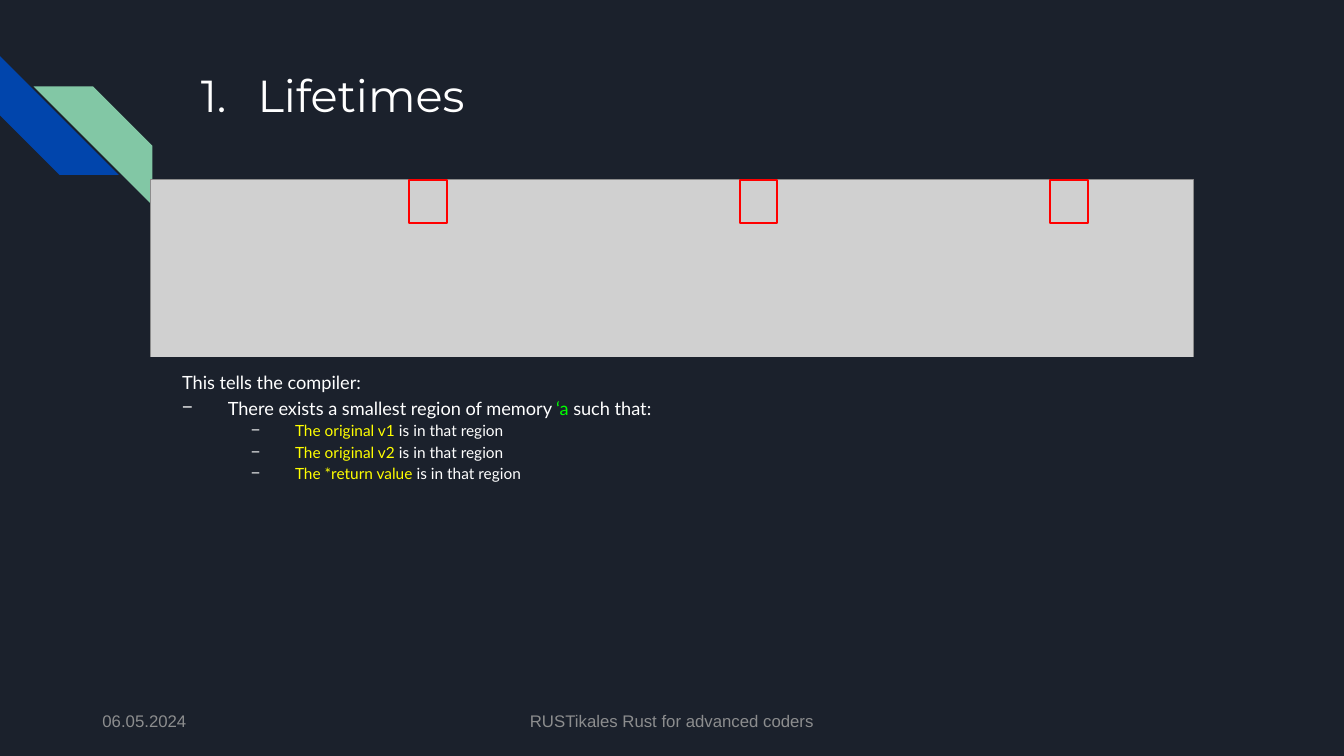
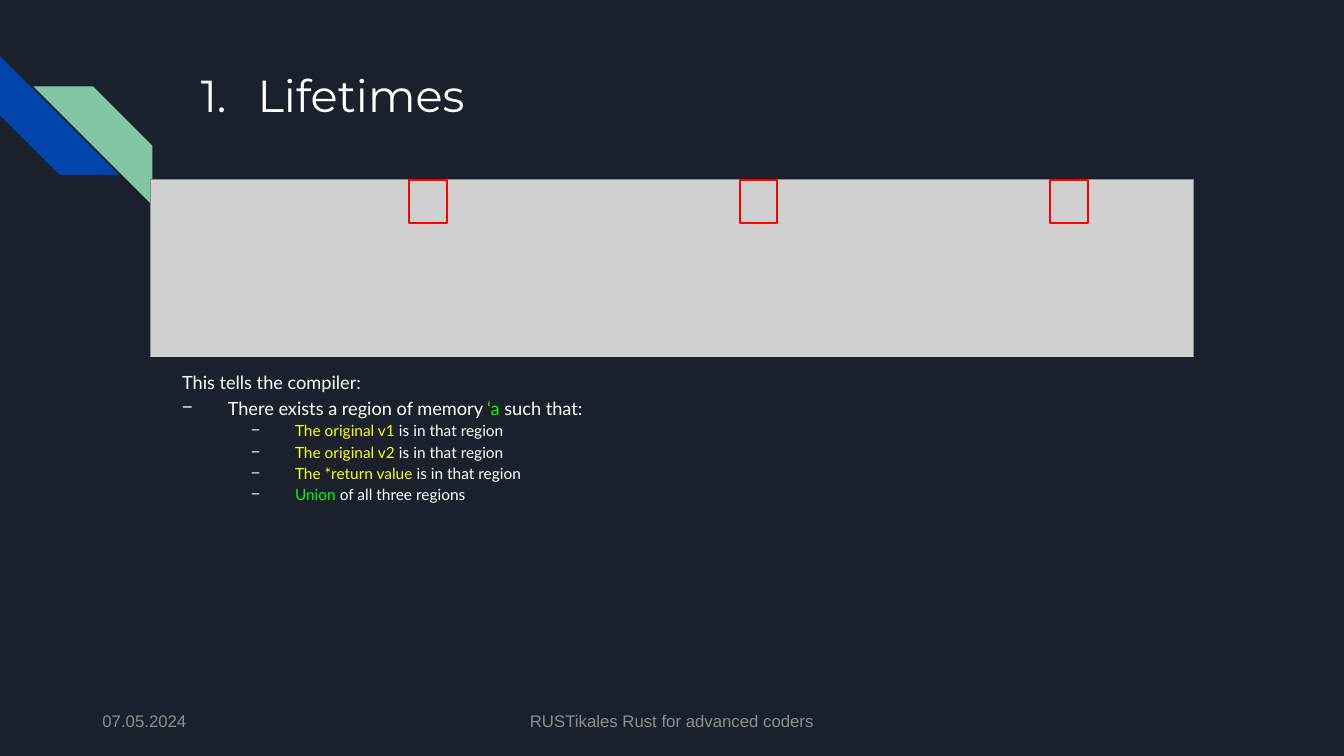
Before and after one commit to pfhaupt/progkurs, a slide deck: slide 79 of rust-advanced/02 - Lifetimes/02 - original.pptx (slide 77 before the commit). Drawn at 1344x756 pixels with LibreOffice and Linux fonts; fonts in the diff are those of the drawing; grey boxes stand for pictures. Boxes give left, top, right and bottom in pixels: in the first picture for what was removed or moved away, otherwise in the second. Text is boxed around its words. In the diff, an @@ line names an element or a change of style, - is before the commit and + after.

```diff
--- a/rust-advanced/02 - Lifetimes/02 - original.pptx
+++ b/rust-advanced/02 - Lifetimes/02 - original.pptx
@@ text at (228, 401, 583, 419): text changed @@
-− There exists a smallest region of memory ‘a such that:
+− There exists a region of memory ‘a such that:
@@ text at (295, 488, 465, 503): paragraph added @@
+  − Union of all three regions
@@ text at (102, 715, 186, 727): text changed @@
-06.05.2024
+07.05.2024
```
Also in this commit, not shown: 128 other slides changed, 9 slides added, 1 other file.
